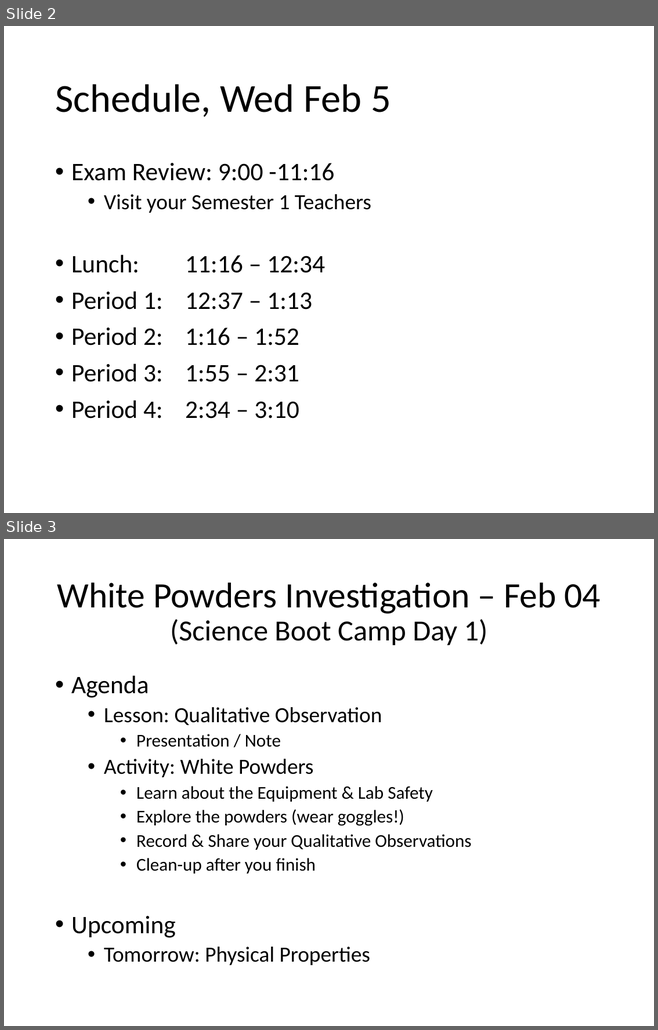
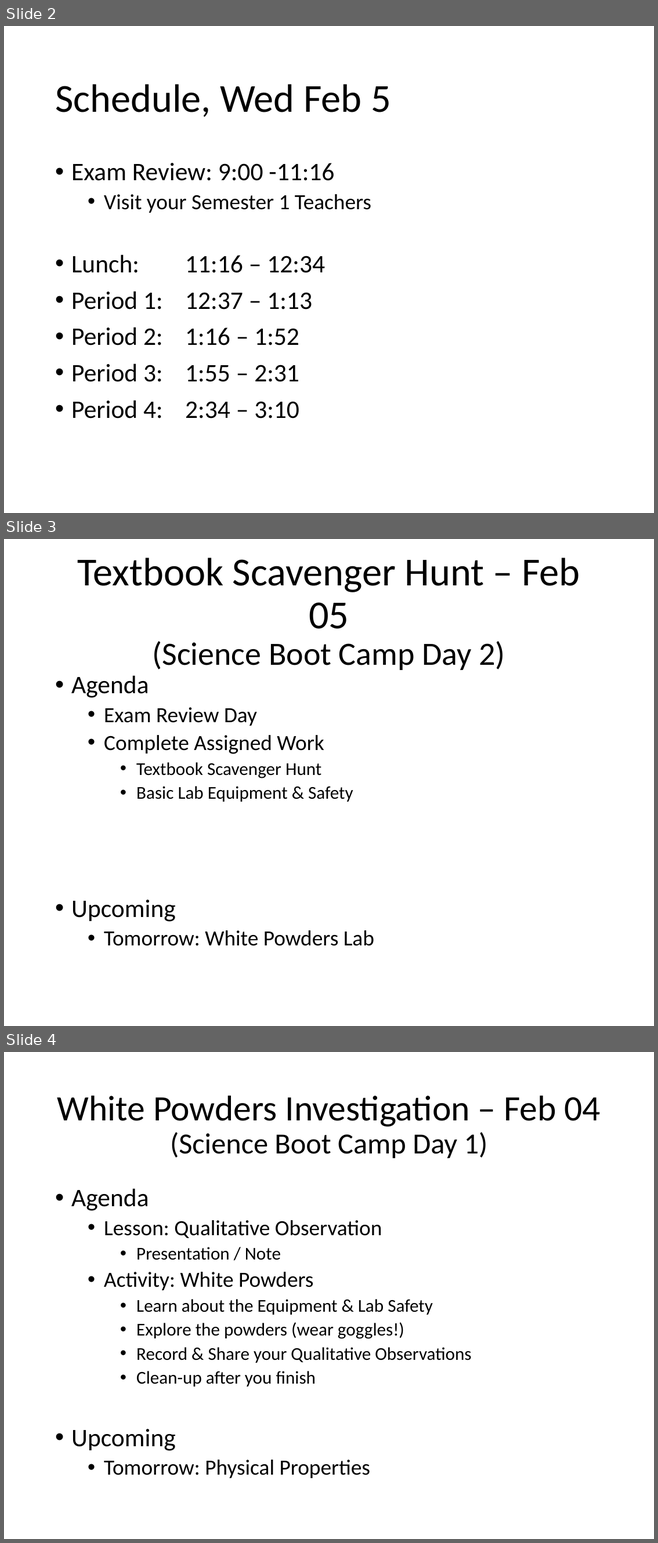
Before and after one commit to Greg5519/SNC1P0, a slide deck: Daily Agendas/Day1.3 - StrandedOnTheMoon.pptx. Shown one above the other, each under a label of ours: slides 2 and 3 before the commit, slides 2, 3 and 4 after it. The pictures are 658x1030 and 658x1543 pixels, drawn with LibreOffice and Linux fonts; fonts in the diff are those of the drawing. Boxes give left, top, right and bottom in pixels: in the first picture for what was removed or moved away, otherwise in the second. Text is boxed around its words. In the diff, an @@ line names an element or a change of style, - is before the commit and + after.

```diff
--- a/Daily Agendas/Day1.3 - StrandedOnTheMoon.pptx
+++ b/Daily Agendas/Day1.3 - StrandedOnTheMoon.pptx
@@ slide 3 added at (4, 539, 654, 1026), background #FFFFFF @@
@@ title added at (77, 558, 579, 670), 44 pt, text #000000 @@
+Textbook Scavenger Hunt – Feb 05
+(Science Boot Camp Day 2)
@@ text added at (71, 675, 374, 946), 24 pt, text #000000 @@
+• Agenda
+  • Exam Review Day
+  • Complete Assigned Work
+    • Textbook Scavenger Hunt
+    • Basic Lab Equipment & Safety
+• Upcoming
+  • Tomorrow: White Powders Lab
@@ what was slide 3 is now slide 4 @@
```
